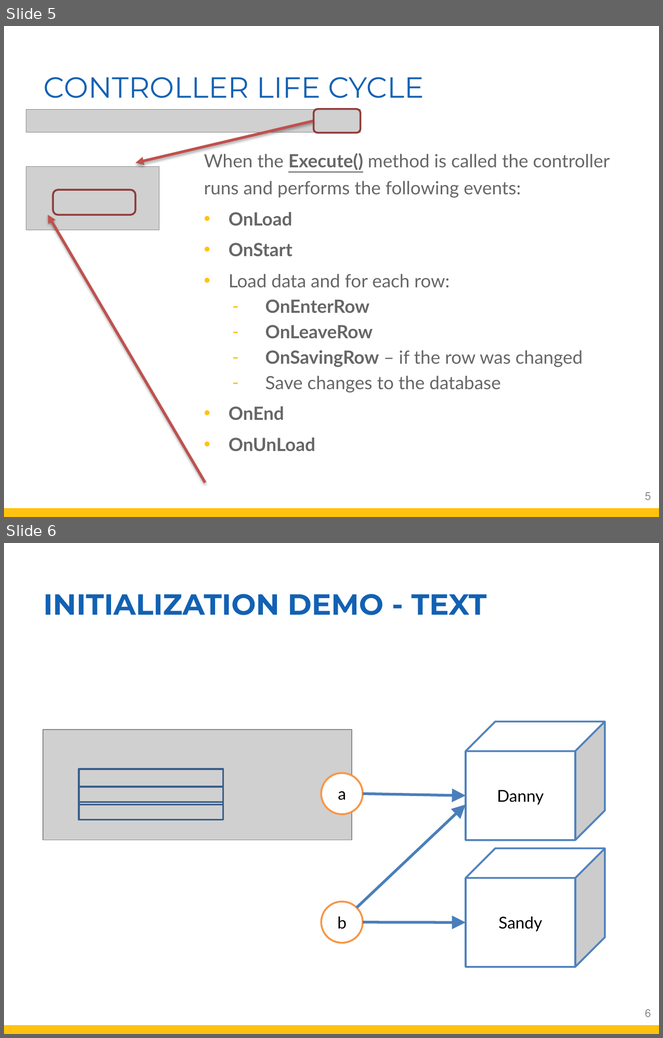
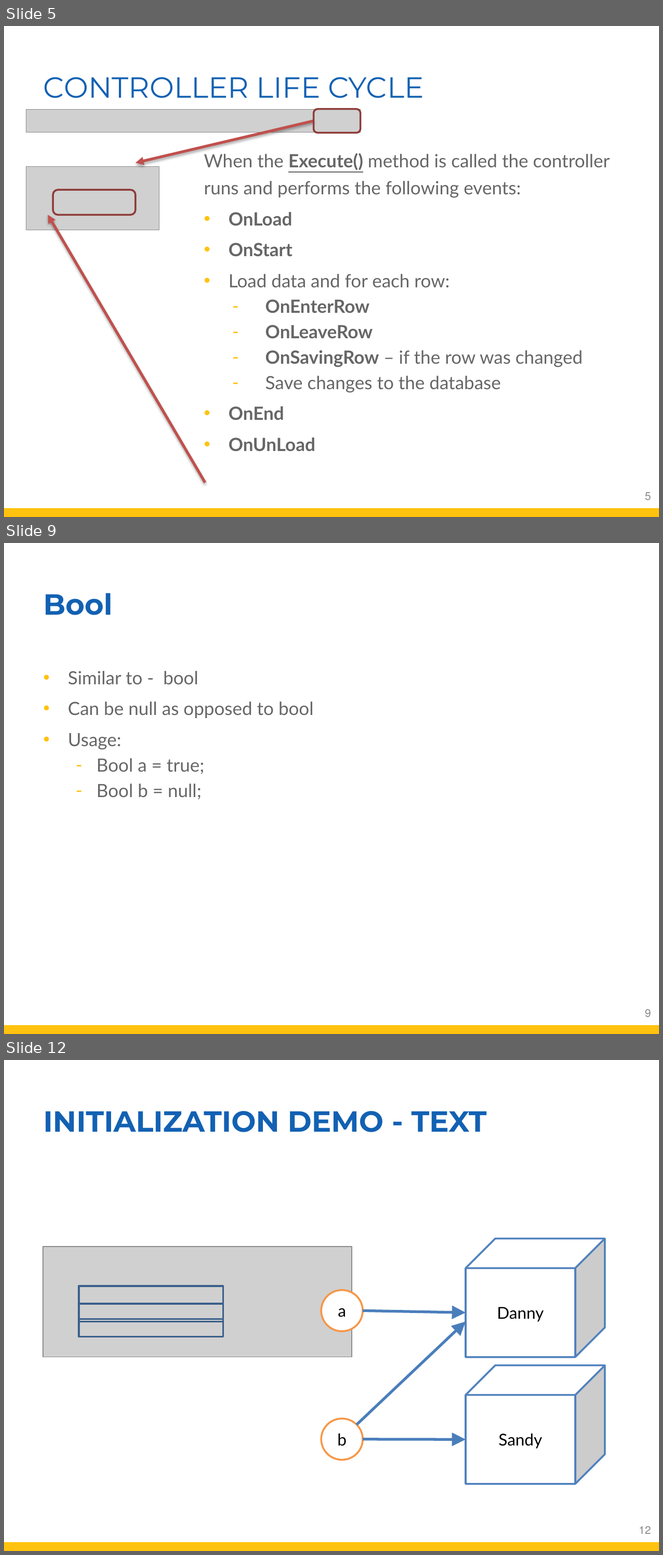
Before and after one commit to FireflyMigration/firefly-doc, a slide deck: dev-docs/guide/Training.pptx. Shown one above the other, each under a label of ours: slides 5 and 6 before the commit, slides 5, 9 and 12 after it; the slides between them are not shown. The pictures are 663x1038 and 663x1555 pixels, drawn with LibreOffice and Linux fonts; fonts in the diff are those of the drawing; grey boxes stand for pictures; background and template pictures are left out. Boxes give left, top, right and bottom in pixels: in the first picture for what was removed or moved away, otherwise in the second. Text is boxed around its words. In the diff, an @@ line names an element or a change of style, - is before the commit and + after.

```diff
--- a/dev-docs/guide/Training.pptx
+++ b/dev-docs/guide/Training.pptx
@@ slide 9 added at (x1=4, y1=543, x2=659, y2=1034), background #FFFFFF; not listed: 1 template element that a slide beside it also shows @@
@@ title added at (x1=44, y1=593, x2=113, y2=615), 32 pt, text #1261B3, bold @@
+Bool
@@ text added at (x1=68, y1=671, x2=314, y2=800), 20 pt, text #666666 @@
+• Similar to - bool
+• Can be null as opposed to bool
+• Usage:
+  – Bool a = true;
+  – Bool b = null;
@@ page number added at (x1=645, y1=1009, x2=651, y2=1018), 12 pt, text #898989 @@
+9
@@ what was slide 6 is now slide 12 @@
@@ page number at (x1=639, y1=1526, x2=651, y2=1534): text changed @@
-6
+12
```
Also in this commit, not shown: 5 other slides added, 1 other file.
